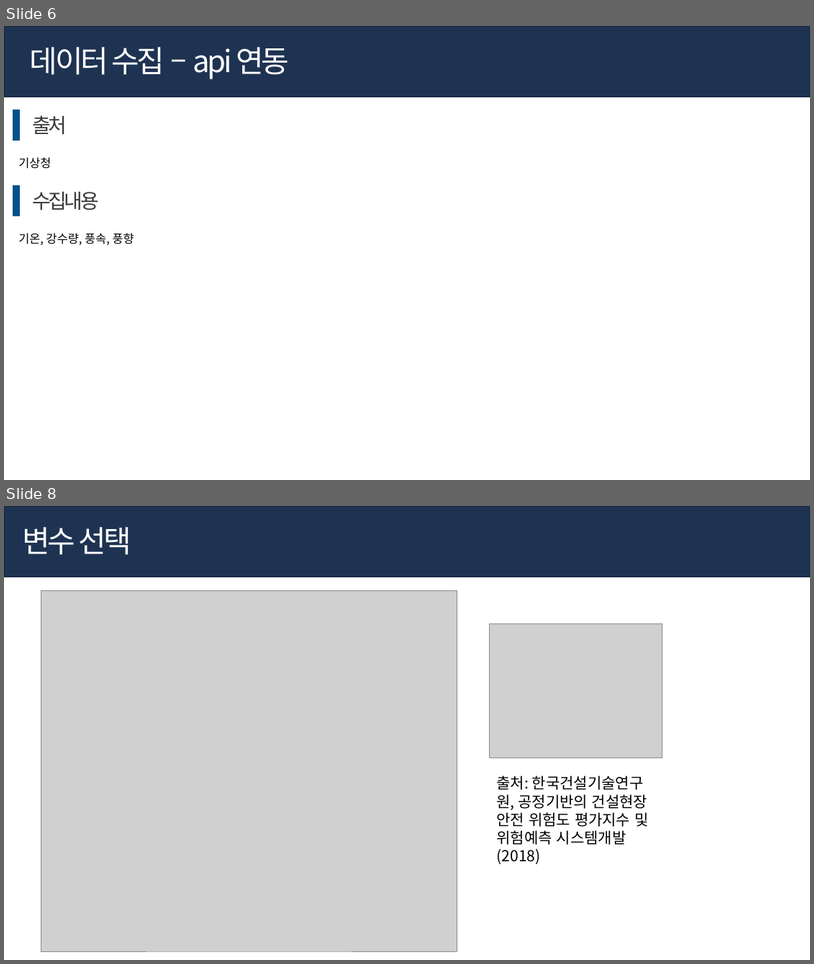
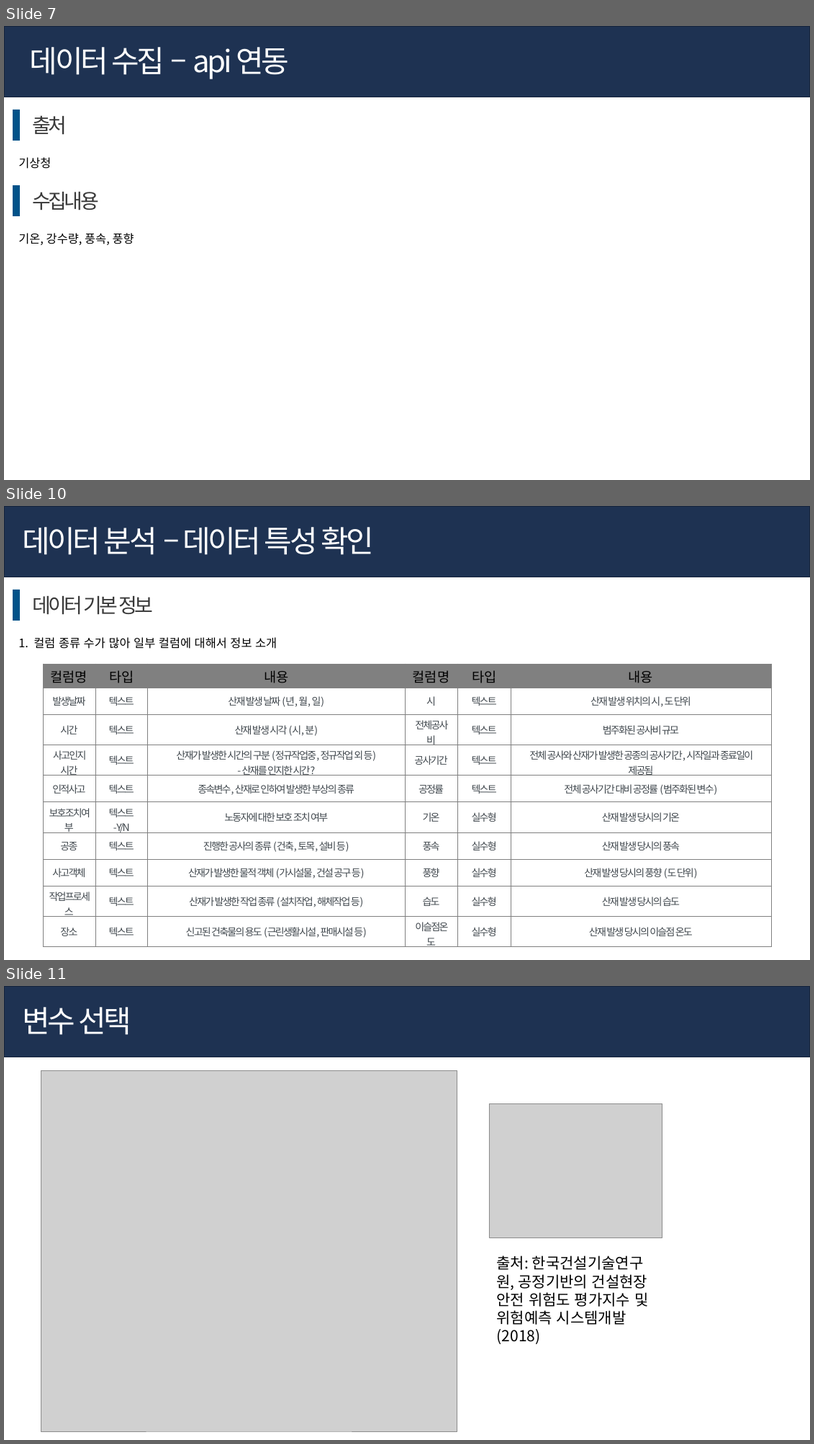
Before and after one commit to hyk2202/mega_final_project, a slide deck: ppt_김한열.pptx. Shown one above the other, each under a label of ours: slides 6 and 8 before the commit, slides 7, 10 and 11 after it; the slides between them are not shown. The pictures are 814x964 and 814x1444 pixels, drawn with LibreOffice and Linux fonts; fonts in the diff are those of the drawing; grey boxes stand for pictures. Boxes give left, top, right and bottom in pixels: in the first picture for what was removed or moved away, otherwise in the second. Text is boxed around its words. In the diff, an @@ line names an element or a change of style, - is before the commit and + after.

```diff
--- a/ppt_김한열.pptx
+++ b/ppt_김한열.pptx
@@ slide 10 added at (4,506,810,960), background #FFFFFF @@
@@ rectangle added at (4,506,810,577), fill #1E3252, outline #16253D 1 pt @@
@@ text added at (22,527,375,555), 36 pt, text #FFFFFF @@
+데이터 분석 – 데이터 특성 확인
@@ rectangle added at (13,590,20,620), fill #005289 @@
@@ text added at (32,596,153,615), 24 pt, text #393939 @@
+데이터 기본 정보
@@ text added at (34,637,277,649), 14 pt, text #000000 @@
+1. 컬럼 종류 수가 많아 일부 컬럼에 대해서 정보 소개
@@ table added at (43,663,772,950), 10 rows, 6 columns @@
+컬럼명 | 타입 | 내용 | 컬럼명 | 타입 | 내용
+발생날짜 | 텍스트 | 산재 발생 날짜 (년, 월, 일) | 시 | 텍스트 | 산재 발생 위치의 시, 도 단위
+시간 | 텍스트 | 산재 발생 시각 (시, 분) | 전체공사비 | 텍스트 | 범주화된 공사비 규모
+사고인지 시간 | 텍스트 | 산재가 발생한 시간의 구분 (정규작업중, 정규작업 외 등) / - 산재를 인지한 시간? | 공사기간 | 텍스트 | 전체 공사와 산재가 발생한 공종의 공사기간, 시작일과 종료일이 제공됨
+인적사고 | 텍스트 | 종속변수, 산재로 인하여 발생한 부상의 종류 | 공정률 | 텍스트 | 전체 공사기간 대비 공정률 (범주화된 변수)
+보호조치여부 | 텍스트 / - Y/N | 노동자에 대한 보호 조치 여부 | 기온 | 실수형 | 산재 발생 당시의 기온
+공종 | 텍스트 | 진행한 공사의 종류 (건축, 토목, 설비 등) | 풍속 | 실수형 | 산재 발생 당시의 풍속
+사고객체 | 텍스트 | 산재가 발생한 물적 객체 (가시설물, 건설 공구 등) | 풍향 | 실수형 | 산재 발생 당시의 풍향 (도 단위)
+작업프로세스 | 텍스트 | 산재가 발생한 작업 종류 (설치작업, 해체작업 등) | 습도 | 실수형 | 산재 발생 당시의 습도
+장소 | 텍스트 | 신고된 건축물의 용도 (근린생활시설, 판매시설 등) | 이슬점온도 | 실수형 | 산재 발생 당시의 이슬점 온도
@@ what was slide 6 is now slide 7 @@
@@ what was slide 8 is now slide 11 @@
```
Also in this commit, not shown: 8 slides changed, 7 other slides added, 9 other files.
